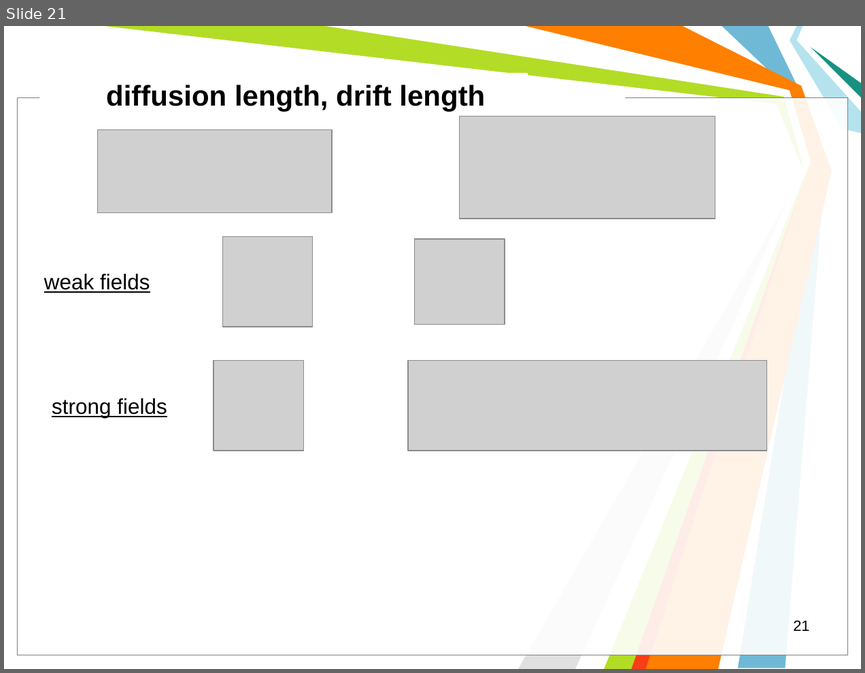
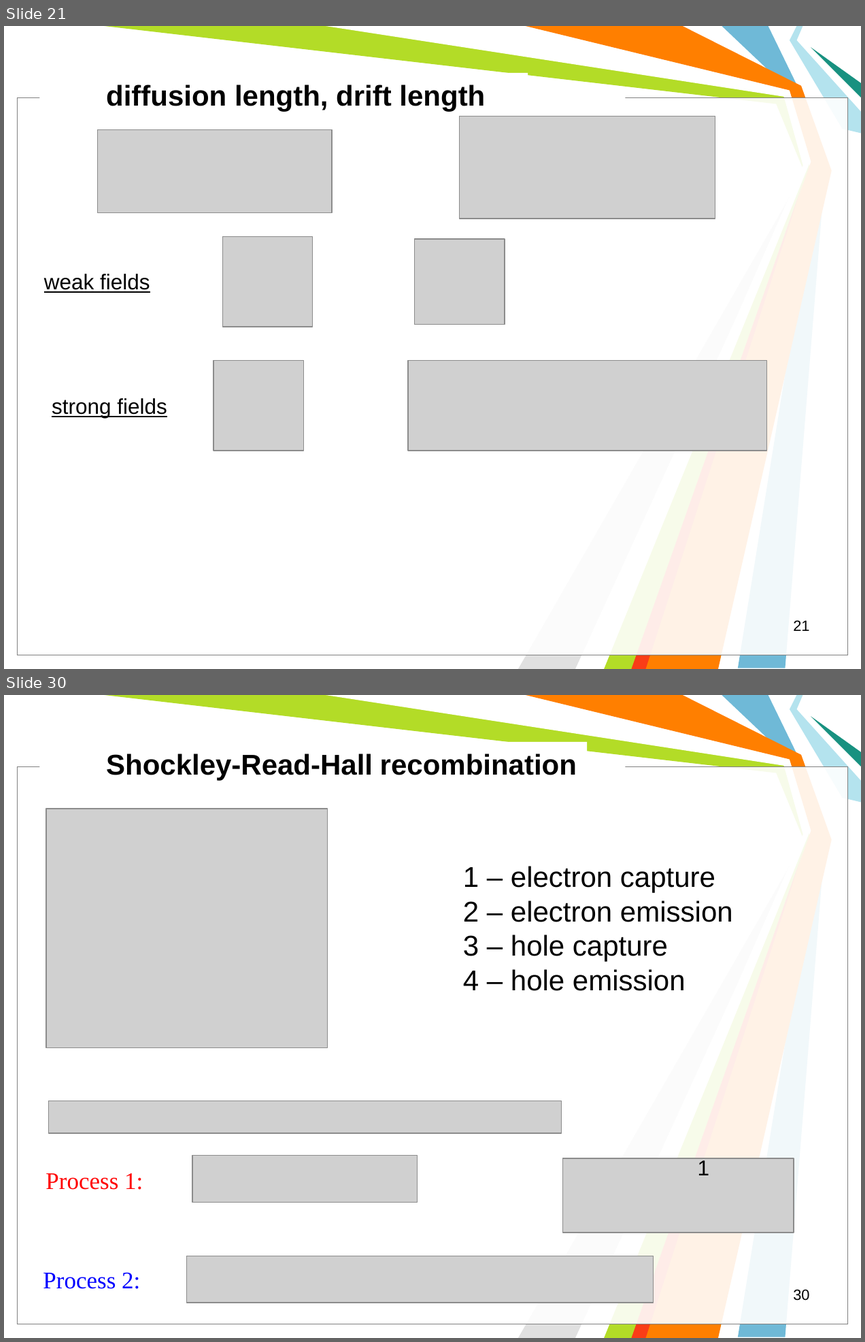
Before and after one commit to l432/NMK, a slide deck: Lecture/Photovoltaics/Photovoltaics2.ppt. Shown one above the other, each under a label of ours: slide 21 before the commit, slides 21 and 30 after it; the slides between them are not shown. The pictures are 865x673 and 865x1342 pixels, drawn with LibreOffice and Linux fonts; fonts in the diff are those of the drawing; grey boxes stand for pictures; background and template pictures are left out. Boxes give left, top, right and bottom in pixels: in the first picture for what was removed or moved away, otherwise in the second. Text is boxed around its words. In the diff, an @@ line names an element or a change of style, - is before the commit and + after.

```diff
--- a/Lecture/Photovoltaics/Photovoltaics2.ppt
+++ b/Lecture/Photovoltaics/Photovoltaics2.ppt
@@ slide 30 added at bbox=[4, 695, 861, 1338], background #FFFFFF; not listed: 11 template elements that a slide beside it also shows @@
@@ text added at bbox=[106, 753, 577, 780], 24 pt, text #000000, bold @@
+Shockley-Read-Hall recombination
@@ picture added at bbox=[46, 809, 327, 1048] @@
@@ text added at bbox=[463, 866, 733, 991], 24 pt, text #000000 @@
+1 – electron capture
+2 – electron emission
+3 – hole capture
+4 – hole emission
@@ picture added at bbox=[49, 1101, 561, 1133] @@
@@ picture added at bbox=[192, 1155, 418, 1202] @@
@@ picture added at bbox=[563, 1157, 794, 1232] @@
@@ text added at bbox=[698, 1158, 710, 1175], 18 pt, text #000000 @@
+1
@@ text added at bbox=[45, 1173, 143, 1189], 20 pt, text #FF0000 @@
+Process 1:
@@ picture added at bbox=[186, 1255, 653, 1302] @@
@@ text added at bbox=[43, 1272, 140, 1289], 20 pt, text #0000FF @@
+Process 2:
@@ page number added at bbox=[793, 1289, 809, 1300], 12.5 pt, text #000000 @@
+30
```
Also in this commit, not shown: 17 other slides added, 1 slide removed.
